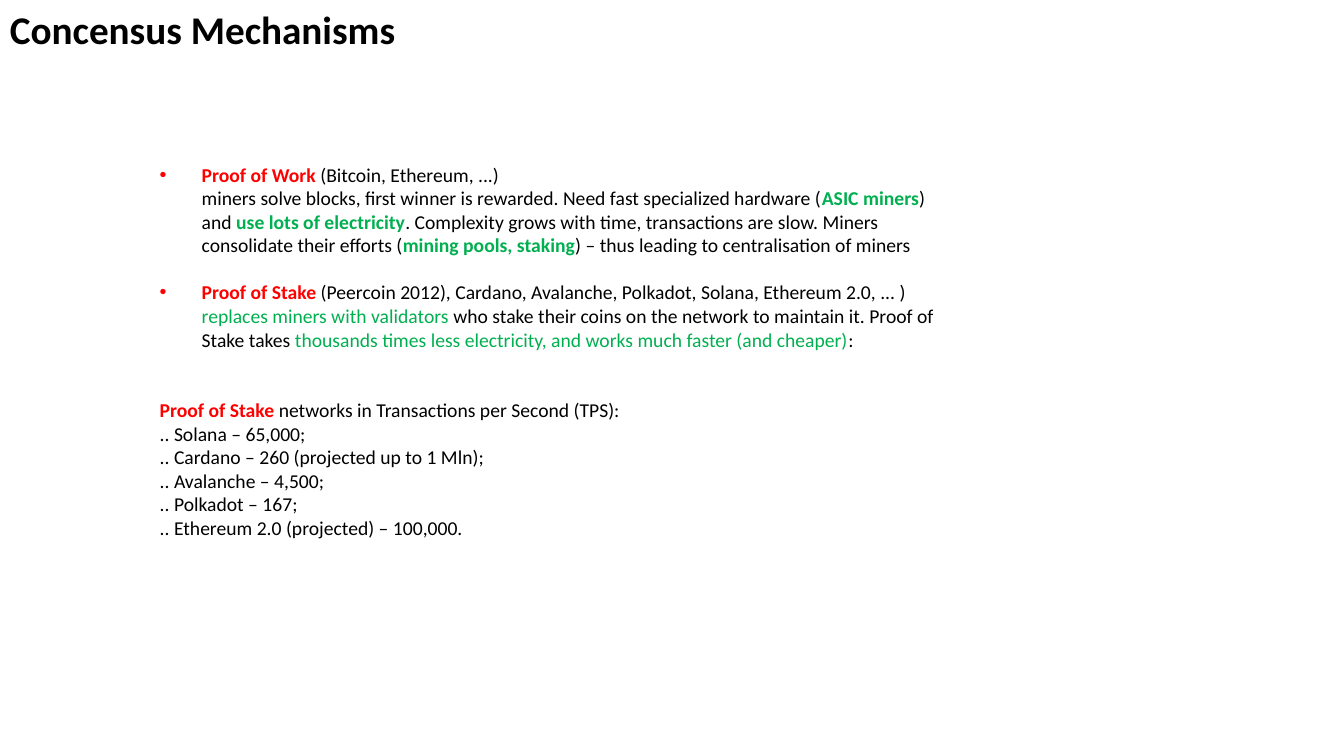
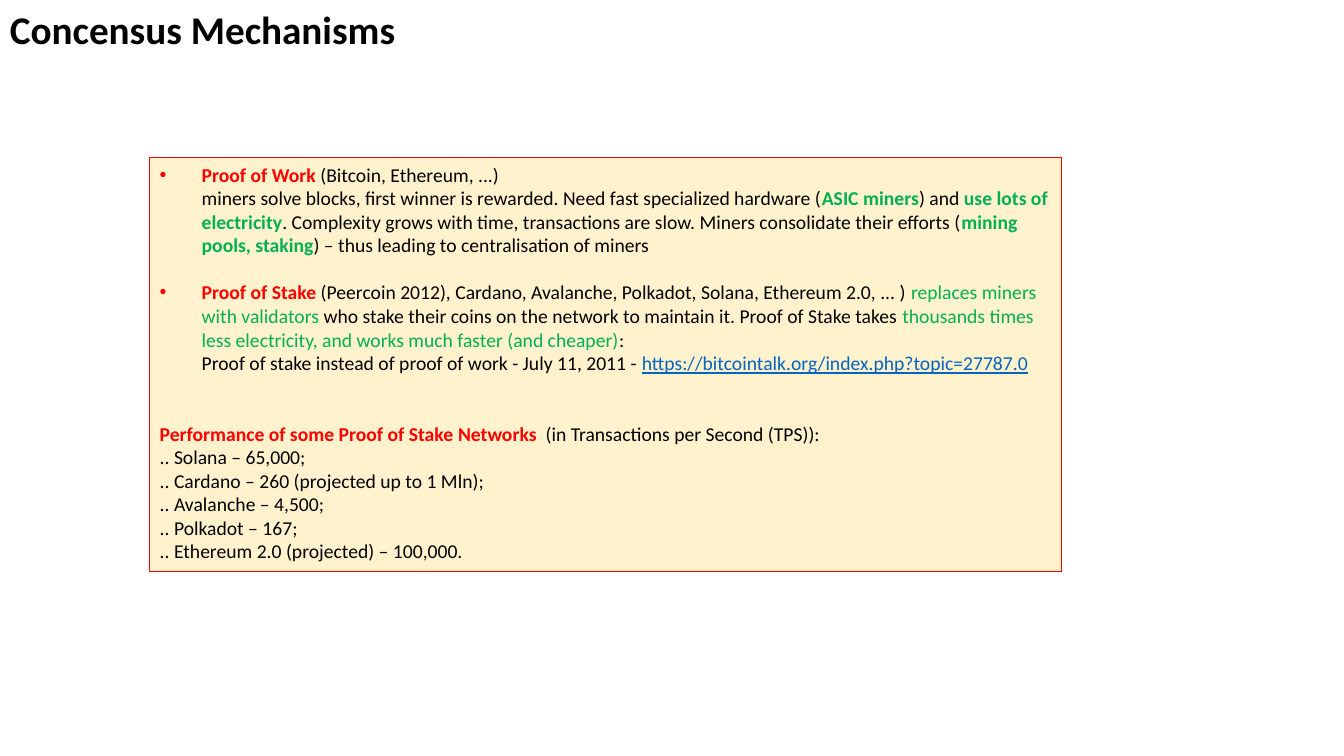
Before and after one commit to lselector/crypto, a slide deck: slide 3 of crypto_02_Ether_POS.pptx. Drawn at 1344x756 pixels with LibreOffice and Linux fonts; fonts in the diff are those of the drawing. Boxes give left, top, right and bottom in pixels: in the first picture for what was removed or moved away, otherwise in the second. Text is boxed around its words. In the diff, an @@ line names an element or a change of style, - is before the commit and + after.

```diff
--- a/crypto_02_Ether_POS.pptx
+++ b/crypto_02_Ether_POS.pptx
@@ rectangle "Proof of Work (Bitcoin, Ethereum, ...": place and size @@
-rectangle "Proof of Work (Bitcoin, Ethereum, ..." at bbox=[160, 168, 933, 539]
+rectangle "Proof of Work (Bitcoin, Ethereum, ..." at bbox=[150, 157, 1063, 572]
@@ rectangle "Proof of Work (Bitcoin, Ethereum, ..." at bbox=[150, 157, 1063, 572]: fill none to #FFF2CC; outline none to #FF0000 0.75 pt @@
@@ text in rectangle at bbox=[160, 285, 1036, 467]: text changed @@
-• Proof of Stake (Peercoin 2012), Cardano, Avalanche, Polkadot, Solana, Ethereum 2.0, ... ) replaces miners with validators who stake their coins on the network to maintain it. Proof of Stake takes thousands times less electricity, and works much faster (and cheaper):
-Proof of Stake networks in Transactions per Second (TPS):
-.. Solana – 65,000;
+• Proof of Stake (Peercoin 2012), Cardano, Avalanche, Polkadot, Solana, Ethereum 2.0, ... ) replaces miners with validators who stake their coins on the network to maintain it. Proof of Stake takes thousands times less electricity, and works much faster (and cheaper):
+  Proof of stake instead of proof of work - July 11, 2011 - https://bitcointalk.org/index.php?topic=27787.0
+Performance of some Proof of Stake Networks (in Transactions per Second (TPS)):
+.. Solana – 65,000;
```
Also in this commit, not shown: 1 other file.
